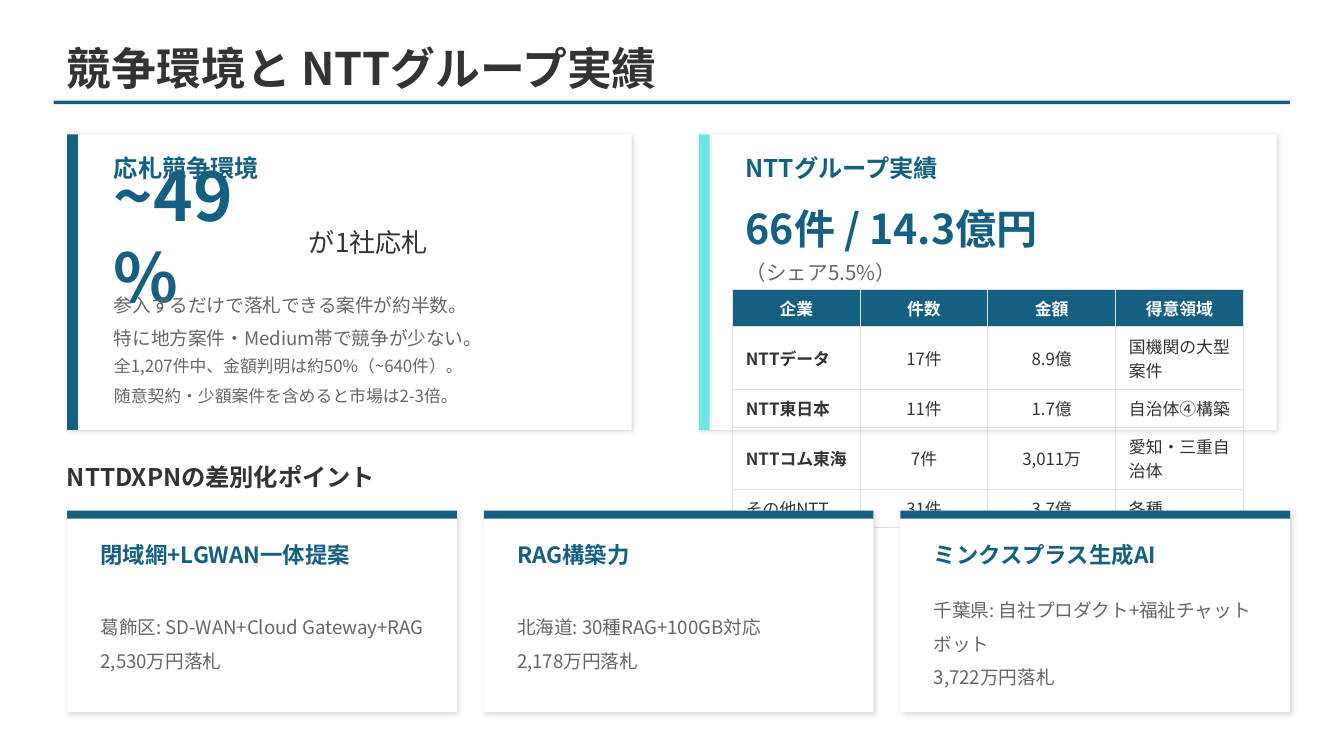
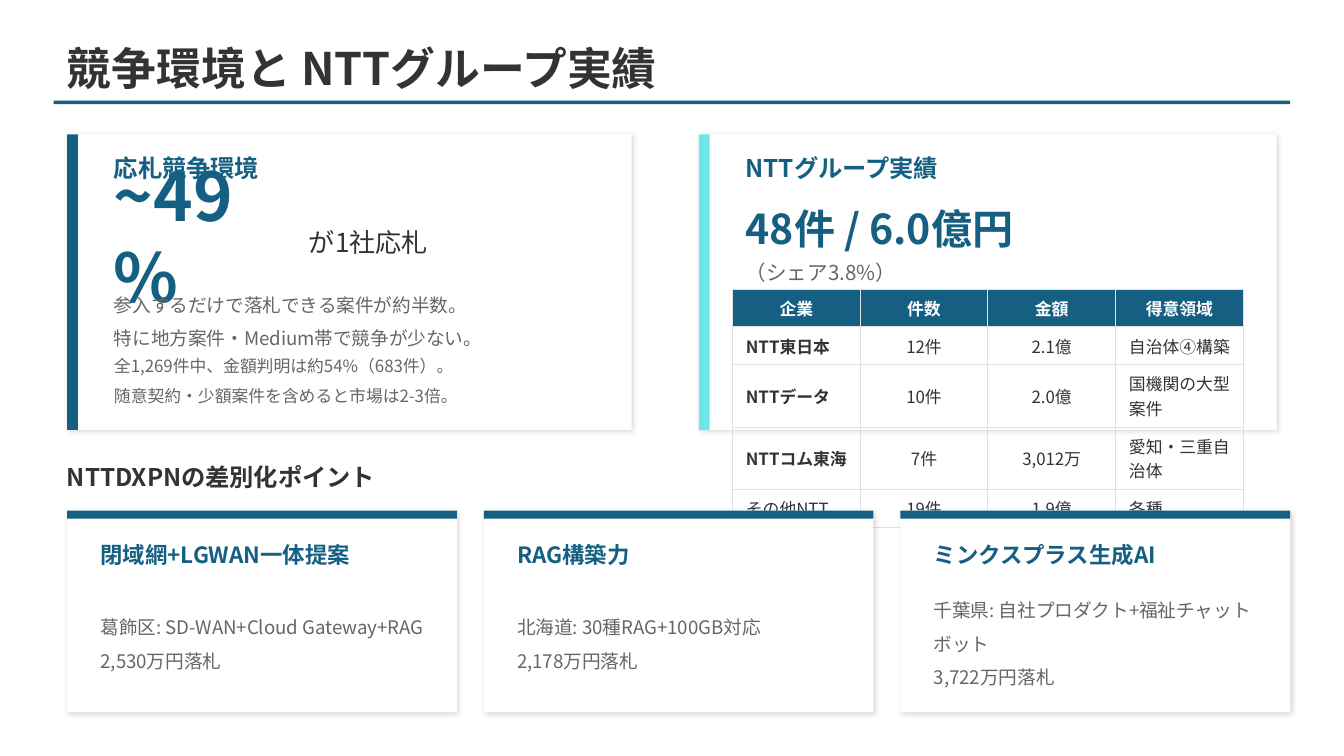
Before and after one commit to ttygtdgs/obsidian-ttygtd, a slide deck: slide 7 of 05_Output/Projects/@Active/NTTDX-Customer-Expansion-Mission/02-materials/FY2026-公共セクター生成AI案件-フェーズ別見通し.pptx. Drawn at 1344x756 pixels with LibreOffice and Linux fonts; fonts in the diff are those of the drawing; background and template pictures are left out. Boxes give left, top, right and bottom in pixels: in the first picture for what was removed or moved away, otherwise in the second. Text is boxed around its words. In the diff, an @@ line names an element or a change of style, - is before the commit and + after.

```diff
--- a/05_Output/Projects/@Active/NTTDX-Customer-Expansion-Mission/02-materials/FY2026-公共セクター生成AI案件-フェーズ別見通し.pptx
+++ b/05_Output/Projects/@Active/NTTDX-Customer-Expansion-Mission/02-materials/FY2026-公共セクター生成AI案件-フェーズ別見通し.pptx
@@ text at bbox=[746, 209, 1013, 248]: text changed @@
-66件 / 14.3億円
+48件 / 6.0億円
@@ text at bbox=[746, 262, 897, 282]: text changed @@
-（シェア5.5%）
+（シェア3.8%）
@@ table at bbox=[732, 289, 1243, 524] @@
-row 2: NTTデータ | 17件 | 8.9億 | 国機関の大型案件
+row 2: NTT東日本 | 12件 | 2.1億 | 自治体④構築
-row 3: NTT東日本 | 11件 | 1.7億 | 自治体④構築
+row 3: NTTデータ | 10件 | 2.0億 | 国機関の大型案件
-row 4, column 3: 3,011万
+row 4, column 3: 3,012万
-row 5, column 2: 31件
+row 5, column 2: 19件
-row 5, column 3: 3.7億
+row 5, column 3: 1.9億
@@ text at bbox=[114, 358, 453, 375]: text changed @@
-全1,207件中、金額判明は約50%（~640件）。
+全1,269件中、金額判明は約54%（683件）。
```
Also in this commit, not shown: 7 other slides changed, 8 other files.
